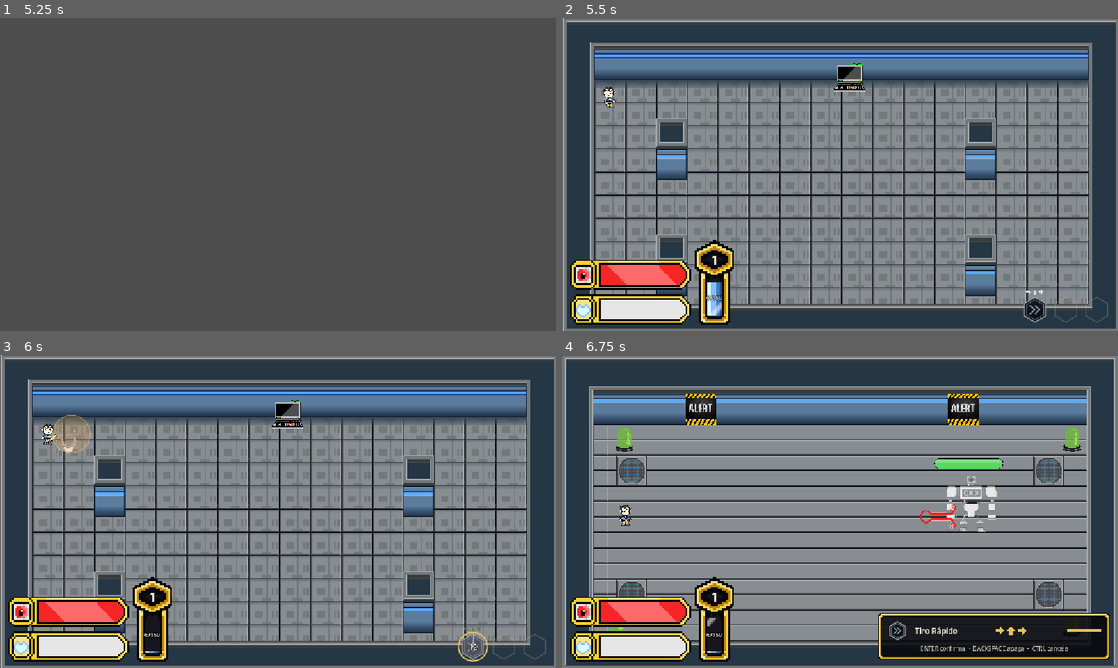
Above: before the commit, frames 1-4 (two rows, left to right).
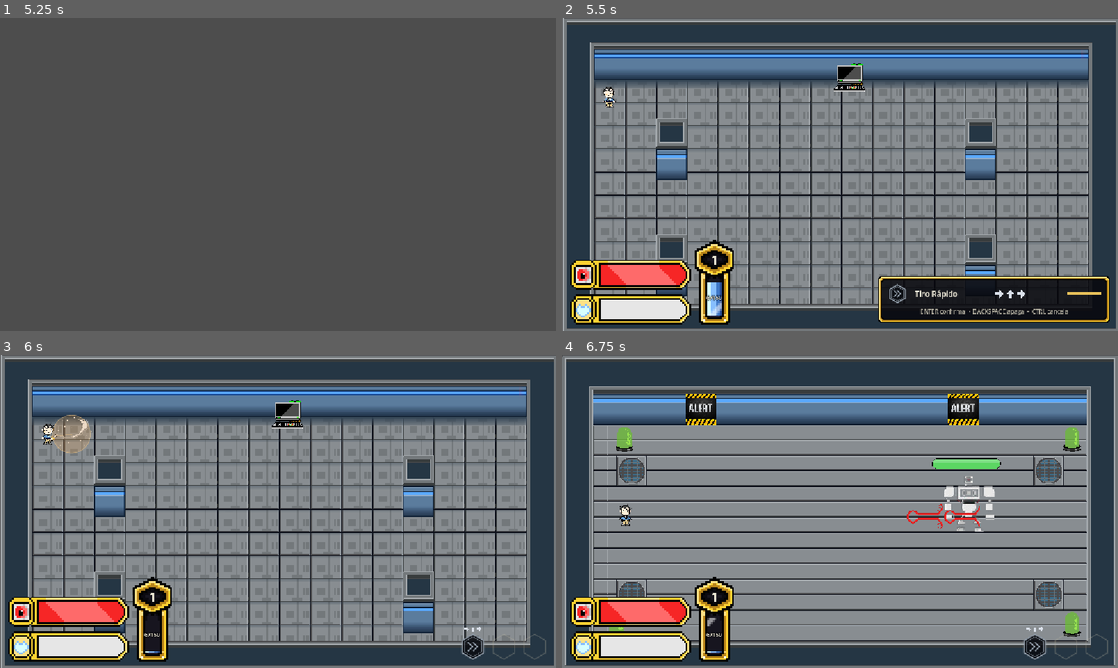
Above: after the commit, the same moments.

Repository: IcaroFrancioni/O-que-o-Claude-Faz
Game: Godot game, scene res://qa/ctrl_real_test.tscn
The game is run twice, just before and just after one commit, with the same random seed, the same clock (stepped at 60 frames per second) and the same inputs. This scene is started directly instead of the project's main scene.
Inputs (mouse positions are in pixels of both pictures, inside the frame that each line leads up to):
- Up to frame 1 (5.25 s): tap Enter (cmd_confirm) at 0.5 s; drag from (472, 309) to (38, 99) at 0.52 s; drag from (144, 190) to (38, 99) at 1.27 s; move the mouse to (472, 309) at 2.02 s; hold Right (cmd_right) 2.03-2.75 s; right-click (472, 309) at 2.1 s; click (472, 309) at 2.17 s; tap Ctrl (command_mode) at 2.3 s; drag from (250, 237) to (55, 108) at 2.77 s; drag from (505, 309) to (100, 130) at 3.52 s; drag from (533, 309) to (266, 243) at 4.27 s; move the mouse to (305, 174) at 5.02 s; hold Backspace (cmd_back) from 5.03 s (still down); hold E (interagir) from 5.03 s (still down); click (305, 174) at 5.17 s
- Up to frame 2 (5.5 s): keep holding Backspace (cmd_back); keep holding E (interagir); tap Ctrl (command_mode) at 5.3 s
- Up to frame 3 (6 s): release Backspace (cmd_back) at 5.75 s; release E (interagir) at 5.75 s; drag from (289, 408) to (50, 436) at 5.77 s
- Up to frame 4 (6.75 s): move the mouse to (962, 495) at 6.52 s; hold Up (cmd_up) from 6.53 s (still down); tap Ctrl (command_mode) at 6.6 s

Frame 1 is identical in both runs. In frame 2, 5.9% of the frame differs, in the area x 56-99%, y 82-98%; in frame 3, 0.4%; in frame 4, 6.6%, in the area x 10-99%, y 32-98%.

Commit message:
Corrige o Ctrl que nao abria o modo comando
O Windows entrega o aperto do Ctrl com ctrl_pressed=false, mas a acao
command_mode exigia ctrl_pressed=true: o Ctrl so casava ao ser solto.
Agora a acao nao exige o modificador. Confirmado com teclas reais
(Ctrl, setas, Enter) numa janela do jogo.

Os testes de QA passam a enviar o aperto do Ctrl como o Windows faz
(ctrl_pressed=false) e o stress test confere os dois casos.

Co-Authored-By: Claude Sonnet 5.5 <noreply@anthropic.com>

Diff:
--- a/returing/project.godot
+++ b/returing/project.godot
@@ -96,7 +96,7 @@
 }
 command_mode={
 "deadzone": 0.2,
-"events": [Object(InputEventKey,"resource_local_to_scene":fa …(66 unchanged characters)… se,"shift_pressed":false,"ctrl_pressed":true,"meta_pressed":false,"pressed":false," …(104 unchanged characters)…
+"events": [Object(InputEventKey,"resource_local_to_scene":fa …(66 unchanged characters)… se,"shift_pressed":false,"ctrl_pressed":false,"meta_pressed":false,"pressed":false," …(104 unchanged characters)…
 ]
 }
 cmd_up={
--- a/returing/qa/ctrl_real_test.gd
+++ b/returing/qa/ctrl_real_test.gd
@@ -98,7 +98,7 @@
 		_tecla(KEY_D, true)
 		await _frames(12)
 		_confere(_player.state == Player.State.MOVE, rotulo + ": Player andando (MOVE)")
-	_tecla(KEY_CTRL, true, true, KEY_LOCATION_LEFT)
+	_tecla(KEY_CTRL, true, false, KEY_LOCATION_LEFT)
 	await _frames(3)
 	_tecla(KEY_CTRL, false, false, KEY_LOCATION_LEFT)
 	await _frames(3)
@@ -121,7 +121,7 @@
 	_hab.input_failed.disconnect(contar)
 	if em_recarga:  # erro mantém o modo aberto: cancela com o Ctrl
 		_confere(_hab.command_active, rotulo + ": erro mantém o modo aberto")
-		_tecla(KEY_CTRL, true, true, KEY_LOCATION_LEFT)
+		_tecla(KEY_CTRL, true, false, KEY_LOCATION_LEFT)
 		await _frames(3)
 		_tecla(KEY_CTRL, false, false, KEY_LOCATION_LEFT)
 	await _frames(5)
@@ -142,7 +142,7 @@
 	# Sem habilidade o Ctrl só avisa.
 	var avisos: Array[StringName] = []
 	_hab.command_unavailable.connect(func(m: StringName) -> void: avisos.append(m))
-	_tecla(KEY_CTRL, true, true, KEY_LOCATION_LEFT)
+	_tecla(KEY_CTRL, true, false, KEY_LOCATION_LEFT)
 	await _frames(3)
 	_tecla(KEY_CTRL, false, false, KEY_LOCATION_LEFT)
 	await _frames(3)
@@ -167,7 +167,7 @@
 	_confere(menu != null and menu.is_open(), "menu de level-up abriu sozinho")
 	_confere(get_tree().paused, "menu pausa o jogo")
 	# Ctrl com o menu aberto não pode abrir o modo comando.
-	_tecla(KEY_CTRL, true, true, KEY_LOCATION_LEFT)
+	_tecla(KEY_CTRL, true, false, KEY_LOCATION_LEFT)
 	await _frames(3)
 	_confere(not _hab.command_active, "menu aberto: Ctrl não abre o modo comando")
 	_tecla(KEY_CTRL, false, false, KEY_LOCATION_LEFT)
--- a/returing/qa/ctrl_stress_test.gd
+++ b/returing/qa/ctrl_stress_test.gd
@@ -59,8 +59,9 @@
 	await _frames(2)
 
 
+## O Windows entrega o aperto do Ctrl com ctrl_pressed = false (visto com teclas reais); é o caso do jogo.
 func _ctrl_toque(lado: KeyLocation = KEY_LOCATION_LEFT) -> void:
-	await _toque(KEY_CTRL, lado, true)
+	await _toque(KEY_CTRL, lado, false)
 
 
 func _digitar(teclas: Array[Key]) -> void:
@@ -235,10 +236,10 @@
 	_confere(consistente and _aberto(), "15 toques alternando Ctrl esq./dir.: estado alterna certinho (termina aberto)")
 	await _ctrl_toque()
 	_confere(_fechado(), "mais um toque: fechado e tempo 1.0")
-	_tecla(KEY_CTRL, true, true, KEY_LOCATION_LEFT)
+	_tecla(KEY_CTRL, true, false, KEY_LOCATION_LEFT)
 	await _frames(2)
 	for i: int in 5:
-		_tecla(KEY_CTRL, true, true, KEY_LOCATION_LEFT, true)  # eco do sistema com a tecla segurada
+		_tecla(KEY_CTRL, true, false, KEY_LOCATION_LEFT, true)  # eco do sistema com a tecla segurada
 		await _frames(1)
 	_tecla(KEY_CTRL, false, false, KEY_LOCATION_LEFT)
 	await _frames(2)
@@ -253,7 +254,7 @@
 	_confere(_hab._sequence.size() == 1, "seta segurada (eco) conta uma vez só (%d)" % _hab._sequence.size())
 	await _fechar_se_aberto()
 	_limpar()
-	_tecla(KEY_CTRL, true, true, KEY_LOCATION_LEFT)
+	_tecla(KEY_CTRL, true, false, KEY_LOCATION_LEFT)
 	await _frames(2)
 	await _digitar(_sequencia_para_teclas(escudo.sequence))
 	await _toque(KEY_ENTER)
@@ -446,7 +447,9 @@
 		var ev_ctrl := InputEventKey.new()
 		ev_ctrl.physical_keycode = KEY_CTRL
 		ev_ctrl.keycode = KEY_CTRL
-		ev_ctrl.ctrl_pressed = true
 		ev_ctrl.pressed = true
 		ev_ctrl.location = lado
-		_confere(InputMap.event_is_action(ev_ctrl, &"command_mode"), "Ctrl (lado %d) casa com command_mode" % lado)
+		for com_modificador: bool in [false, true]:
+			ev_ctrl.ctrl_pressed = com_modificador
+			_confere(InputMap.event_is_action(ev_ctrl, &"command_mode"),
+					"APERTAR o Ctrl (lado %d, ctrl_pressed=%s) casa com command_mode" % [lado, com_modificador])
--- a/returing/qa/ctrl_test.gd
+++ b/returing/qa/ctrl_test.gd
@@ -57,7 +57,7 @@
 	hab.command_unavailable.connect(func(m: StringName) -> void: avisos.append(m))
 
 	# 1) Sem habilidades (início da run): Ctrl só avisa.
-	_tecla(KEY_CTRL, true, true, KEY_LOCATION_LEFT)
+	_tecla(KEY_CTRL, true, false, KEY_LOCATION_LEFT)
 	await _frames(3)
 	_confere(not hab.command_active, "sem habilidades: modo comando não abre")
 	_confere(avisos.has(&"sem_habilidades"), "sem habilidades: o aviso é emitido (%s)" % [avisos])
@@ -72,7 +72,7 @@
 	_confere(player.state == Player.State.IDLE, "Player parado (IDLE)")
 
 	# Apertar e soltar o Ctrl já basta: o modo fica aberto (não precisa segurar).
-	_tecla(KEY_CTRL, true, true, KEY_LOCATION_LEFT)
+	_tecla(KEY_CTRL, true, false, KEY_LOCATION_LEFT)
 	await _frames(3)
 	_tecla(KEY_CTRL, false, false, KEY_LOCATION_LEFT)
 	await _frames(3)
@@ -118,12 +118,12 @@
 	await _frames(3)
 
 	# 4) Ctrl direito abre e apertar o Ctrl de novo cancela.
-	_tecla(KEY_CTRL, true, true, KEY_LOCATION_RIGHT)
+	_tecla(KEY_CTRL, true, false, KEY_LOCATION_RIGHT)
 	await _frames(3)
 	_tecla(KEY_CTRL, false, false, KEY_LOCATION_RIGHT)
 	await _frames(3)
 	_confere(hab.command_active, "Ctrl direito abre o modo comando")
-	_tecla(KEY_CTRL, true, true, KEY_LOCATION_RIGHT)
+	_tecla(KEY_CTRL, true, false, KEY_LOCATION_RIGHT)
 	await _frames(3)
 	_tecla(KEY_CTRL, false, false, KEY_LOCATION_RIGHT)
 	await _frames(3)
